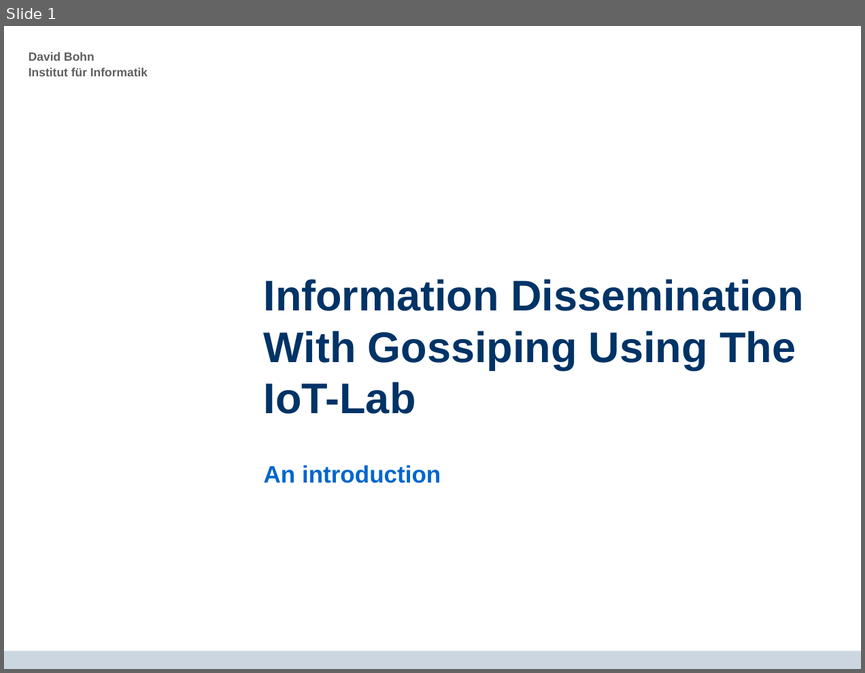
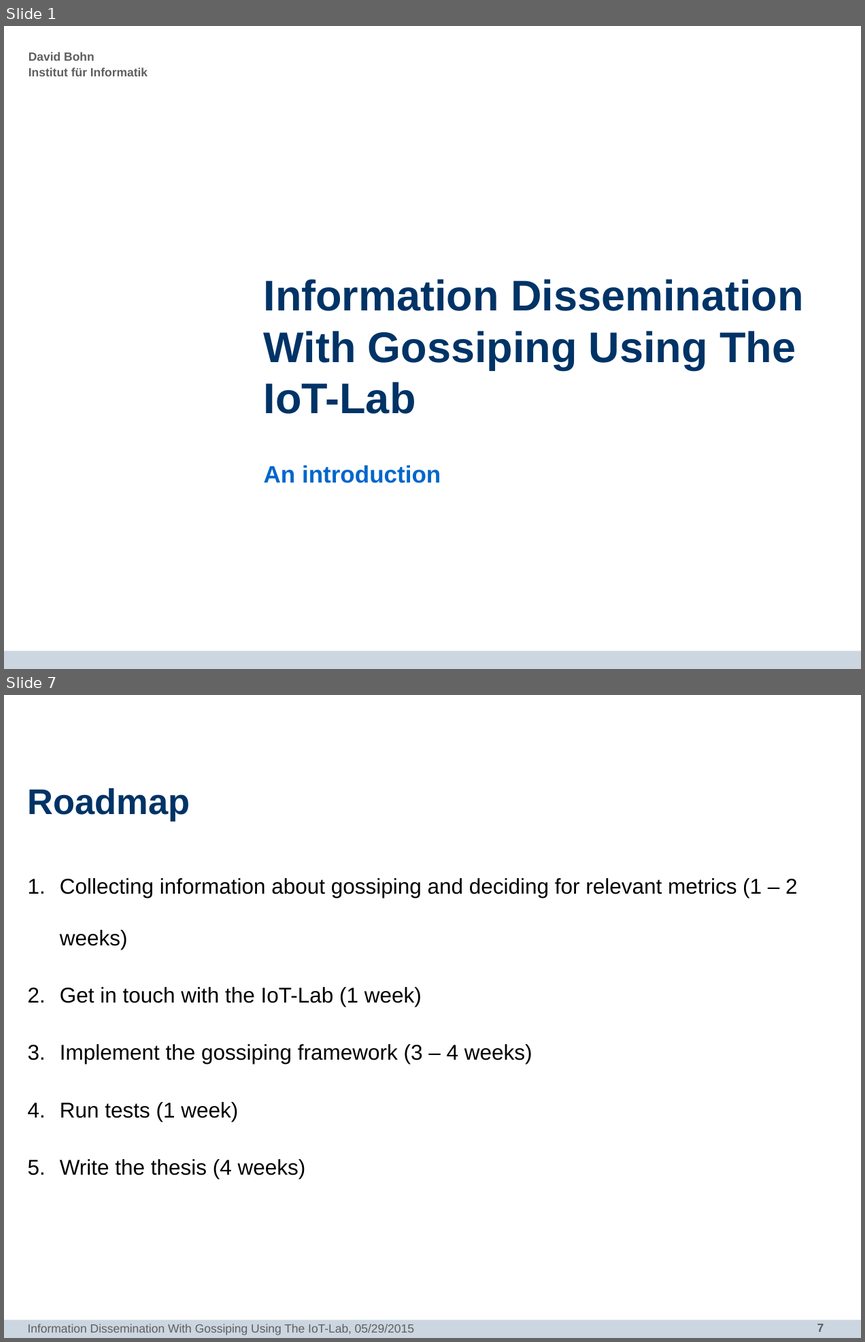
Before and after one commit to dbohn/Bachelor-Thesis, a slide deck: intro-presentation/intro.pptx. Shown one above the other, each under a label of ours: slide 1 before the commit, slides 1 and 7 after it; the slides between them are not shown. The pictures are 865x673 and 865x1342 pixels, drawn with LibreOffice and Linux fonts; fonts in the diff are those of the drawing; background and template pictures are left out. Boxes give left, top, right and bottom in pixels: in the first picture for what was removed or moved away, otherwise in the second. Text is boxed around its words. In the diff, an @@ line names an element or a change of style, - is before the commit and + after.

```diff
--- a/intro-presentation/intro.pptx
+++ b/intro-presentation/intro.pptx
@@ slide 7 added at [4, 695, 861, 1338], background #FFFFFF; not listed: 1 template element that a slide beside it also shows @@
@@ title added at [28, 788, 190, 821], 30 pt, text #003366, bold @@
+Roadmap
@@ text added at [60, 878, 798, 1178], 18 pt, text #000000 @@
+1. Collecting information about gossiping and deciding for relevant metrics (1 – 2 weeks)
+2. Get in touch with the IoT-Lab (1 week)
+3. Implement the gossiping framework (3 – 4 weeks)
+4. Run tests (1 week)
+5. Write the thesis (4 weeks)
@@ text added at [28, 1323, 414, 1335], 10 pt, text #5F5F5F @@
+Information Dissemination With Gossiping Using The IoT-Lab, 05/29/2015
@@ page number added at [817, 1323, 824, 1331], 10 pt, text #5F5F5F, bold @@
+7
```
Also in this commit, not shown: 3 slides changed, 2 other slides added, 3 other files.
